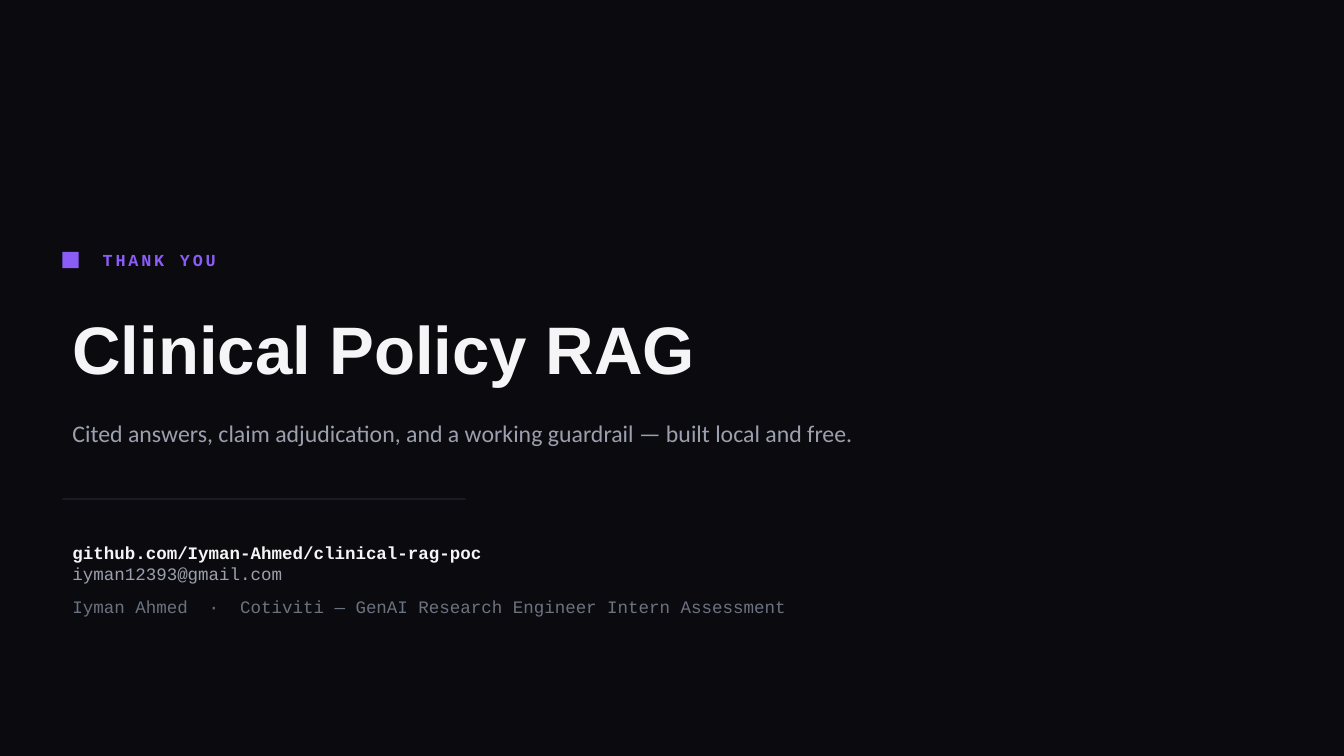
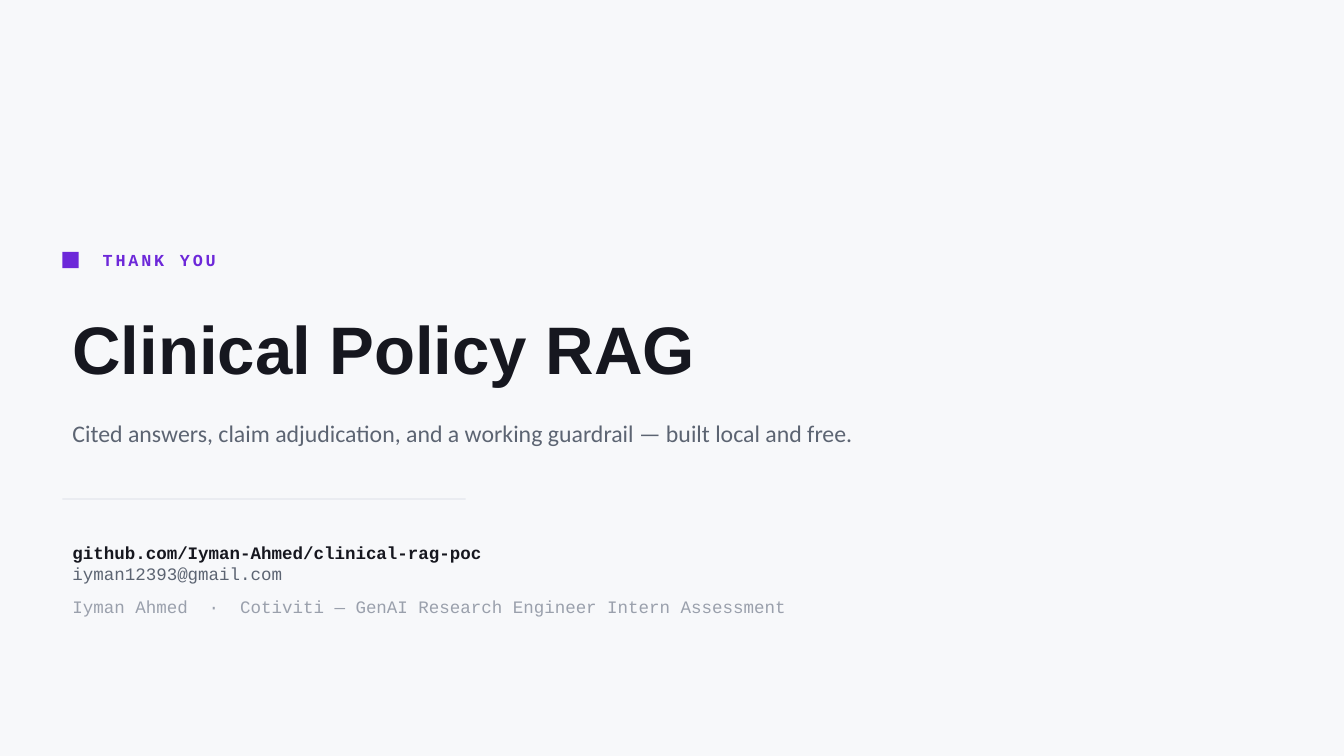
Before and after one commit to Iyman-Ahmed/clinical-rag-poc, a slide deck: slide 15 of presentation/Clinical_Policy_RAG.pptx. Drawn at 1344x756 pixels with LibreOffice and Linux fonts; fonts in the diff are those of the drawing. Boxes give left, top, right and bottom in pixels: in the first picture for what was removed or moved away, otherwise in the second. Text is boxed around its words. In the diff, an @@ line names an element or a change of style, - is before the commit and + after.

```diff
--- a/presentation/Clinical_Policy_RAG.pptx
+++ b/presentation/Clinical_Policy_RAG.pptx
@@ background #0B0B0F to #F7F8FA @@
@@ rectangle at (63, 252, 79, 268): fill #8B5CF6 to #6D28D9 @@
@@ text "THANK YOU" at (103, 254, 216, 266): text colour #8B5CF6 to #6D28D9 @@
@@ text "Clinical Policy RAG" at (72, 325, 695, 387): text colour #F5F5F7 to #16171F @@
@@ text "Cited answers, claim adjudication, and ..." at (72, 425, 852, 446): text colour #9CA0AE to #5C6472 @@
@@ line (63, 499) - (466, 499): stroke #24242E 1 pt to #E4E7ED 1 pt @@
@@ text "github.com/Iyman-Ahmed/clinical-rag-poc iyman12393@gmail.com ..." at (72, 547, 786, 617): text colour #F5F5F7 to #16171F in "github.com/Iyman-Ahmed/clinical-rag-poc"; text colour #9CA0AE to #5C6472 in "iyman12393@gmail.com"; text colour #6B7280 to #9AA0AC in "Iyman Ahmed · Cotiviti — GenAI Research ..." @@
```
Also in this commit, not shown: 14 other slides changed, 1 other file.
